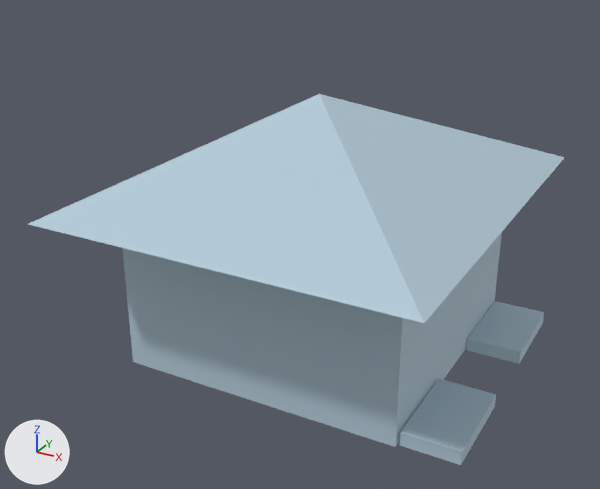
What one commit did to the glTF model models/Housing4Nav.glb.
One viewpoint serves both versions: a 50 mm lens placed at (4.47, -9.7, 6.11), pointed at (-0.59, -0.5, 1.51). Lighting does not change. The marker at lower left points along +X, +Y and +Z. The older version comes first. Where no turn or scale is listed for an object, it has been applied to the vertices.
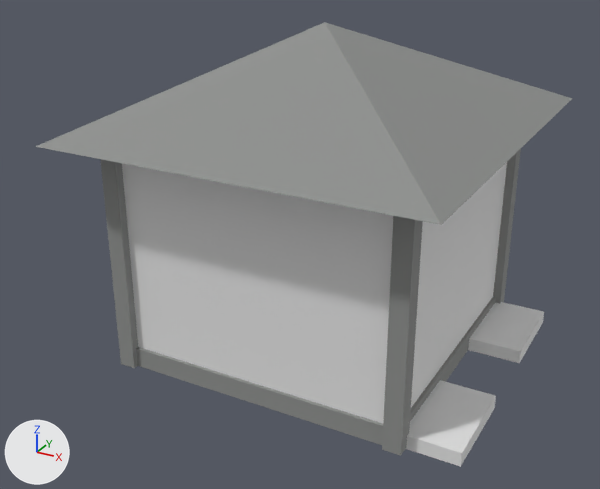
The newer file is also turned or shifted as a whole; pictures and numbers use the older file's frame.

What changed in the scene script:
```text
Add mat_gray_roof_columns_and_base__8e908e:
    mat_gray_roof_columns_and_base__8e908e = principled_material('Gray roof columns and base #8e908e')
    mat_gray_roof_columns_and_base__8e908e.base_color = (0.27, 0.279, 0.27)  # grey #8e908e
    mat_gray_roof_columns_and_base__8e908e.roughness = 0.8
Change me_cube_016:
    where me_cube_016.from_pydata(...)  # 8 vertices, 12 faces; spans x -1.0..1.0, y -1.0..1.0, z -1.0..1.0
    remove me_cube_016.materials.append(mat_material_015)  # blue #b4cbd9
Add me_cube_004:
    me_cube_004.from_pydata([(-2.59, -2.8, -0.63), (-0.14, 0.06, 0.63), (-2.59, 2.8, -0.63), (-0.14, 0.07, 0.63), (2.59, -2.8, -0.63), (-0.13, 0.06, 0.63), (2.59, 2.8, -0.63), (-0.13, 0.07, 0.63)], [], [(0, 1, 3), (0, 3, 2), (2, 3, 7), (2, 7, 6), (6, 7, 5), (6, 5, 4), (4, 5, 1), (4, 1, 0), (2, 6, 4), (2, 4, 0), (7, 3, 1), (7, 1, 5)])
    me_cube_004.materials.append(mat_gray_roof_columns_and_base__8e908e)  # grey #8e908e
Add me_cube_003:
    me_cube_003.from_pydata(...)  # a box spanning x -0.385..0.385, y -0.67..0.67, z -0.096..0.096
Add me_cube_002:
    me_cube_002.from_pydata(...)  # a box spanning x -0.385..0.385, y -0.67..0.67, z -0.096..0.096
Add me_cube_011:
    me_cube_011.from_pydata(...)  # a box spanning x -2.0..2.0, y -0.04..0.04, z -0.14..0.14
    me_cube_011.materials.append(mat_gray_roof_columns_and_base__8e908e)  # grey #8e908e
Add me_cube_010:
    me_cube_010.from_pydata(...)  # a box spanning x -0.04..0.04, y -2.0..2.0, z -0.14..0.14
    me_cube_010.materials.append(mat_gray_roof_columns_and_base__8e908e)  # grey #8e908e
Add me_cube_008:
    me_cube_008.from_pydata(...)  # a box spanning x -0.12..0.12, y -0.12..0.12, z -1.75..1.75
    me_cube_008.materials.append(mat_gray_roof_columns_and_base__8e908e)  # grey #8e908e
Change ob_cube:
    ob_cube.location: (-0.48, 0.04, 1.16) -> (-0.48, 0.04, 1.61)
    ob_cube.scale: (2.0, 2.0, 1.3) -> (2.0, 2.0, 1.75)
Remove ob_cube_001:
    ob_cube_001 = bpy.data.objects.new('Cube.001', me_cube_017)
    ob_cube_001.location = (-0.44, -0.06, 2.57)
Add ob_separated_roof:
    ob_separated_roof = bpy.data.objects.new('Separated roof', me_cube_004)
    ob_separated_roof.location = (-0.44, 0.08, 3.77)
Add ob_separated_element_2:
    ob_separated_element_2 = bpy.data.objects.new('Separated element 2', me_cube_003)
    ob_separated_element_2.location = (1.93, 1.31, -0.05)
Add ob_separated_element_1:
    ob_separated_element_1 = bpy.data.objects.new('Separated element 1', me_cube_002)
    ob_separated_element_1.location = (1.94, -1.24, -0.07)
Add ob_gray_lower_wall_trim_002:
    ob_gray_lower_wall_trim_002 = bpy.data.objects.new('Gray lower wall trim.002', me_cube_011)
    ob_gray_lower_wall_trim_002.location = (-0.48, -1.96, 0.0)
Add ob_gray_lower_wall_trim_001:
    ob_gray_lower_wall_trim_001 = bpy.data.objects.new('Gray lower wall trim.001', me_cube_010)
    ob_gray_lower_wall_trim_001.location = (1.52, 0.04, 0.0)
Add ob_gray_corner_column_003:
    ob_gray_corner_column_003 = bpy.data.objects.new('Gray corner column.003', me_cube_008)
    ob_gray_corner_column_003.location = (1.52, 2.04, 1.61)
Add ob_gray_corner_column_002:
    ob_gray_corner_column_002 = bpy.data.objects.new('Gray corner column.002', me_cube_008.copy())
    ob_gray_corner_column_002.location = (1.52, -1.96, 1.61)
Add ob_gray_corner_column:
    ob_gray_corner_column = bpy.data.objects.new('Gray corner column', me_cube_008.copy())
    ob_gray_corner_column.location = (-2.48, -1.96, 1.61)
```

Changed parts and their boxes (x1, y1, x2, y2) in the pictures (600 x 489 px):
'Cube.001', deleted
    before: (29, 94, 565, 465)
'Cube', recoloured, moved, rescaled (blue to white, 21% taller)
    before: (123, 232, 502, 447)
    after: (122, 162, 507, 423)
'Separated roof', added
    after: (35, 22, 572, 225)
'Gray corner column.002', added
    after: (382, 216, 423, 456)
'Gray lower wall trim.002', added
    after: (136, 347, 383, 445)
'Separated element 1', added
    after: (406, 380, 496, 467)
'Gray corner column', added
    after: (100, 159, 138, 368)
'Separated element 2', added
    after: (468, 302, 544, 363)
'Gray corner column.003', added
    after: (493, 149, 521, 304)
'Gray lower wall trim.001', added
    after: (410, 297, 496, 421)
